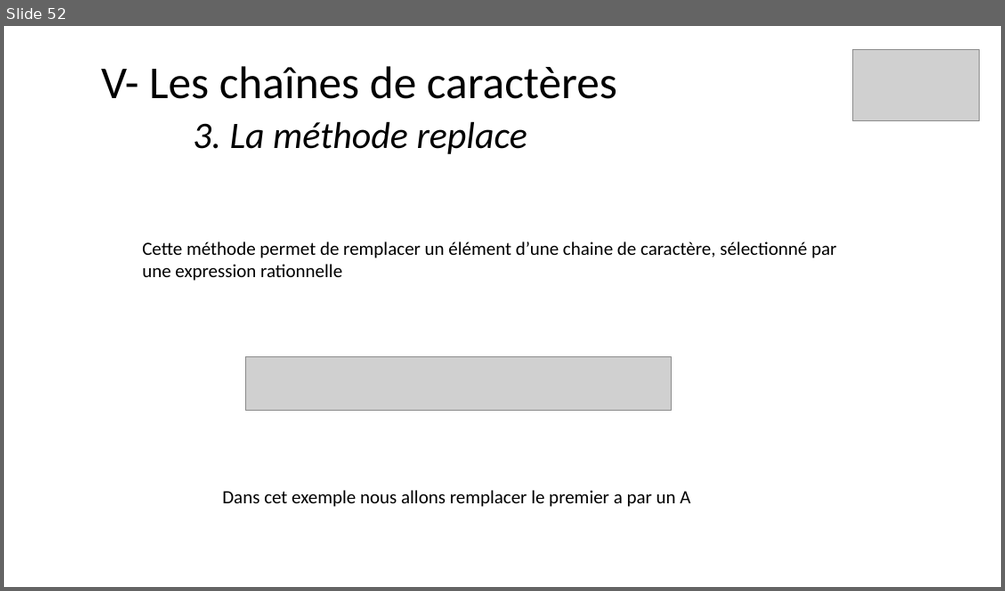
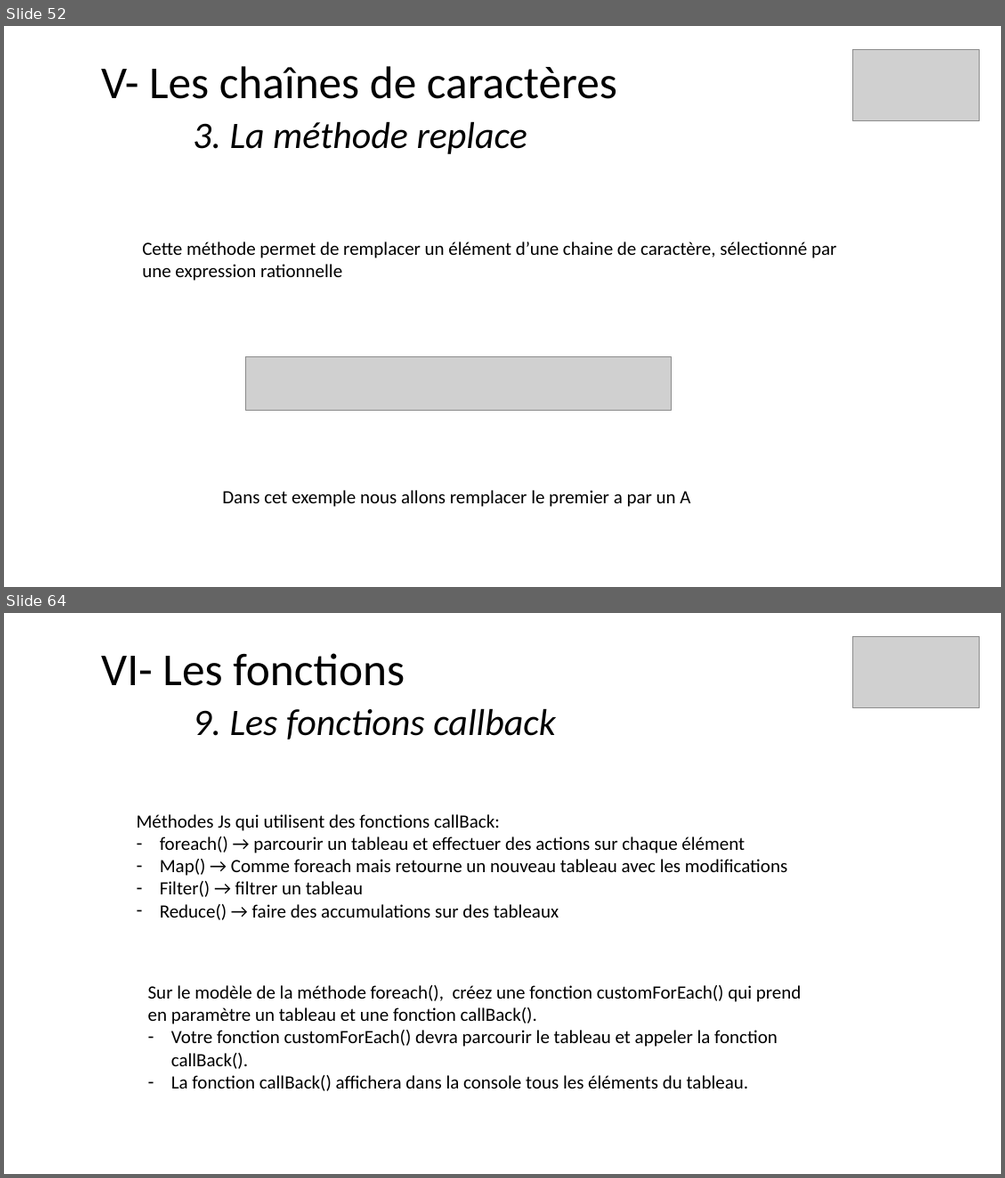
Before and after one commit to ArMb57/JavaScript, a slide deck: cours.pptx. Shown one above the other, each under a label of ours: slide 52 before the commit, slides 52 and 64 after it; the slides between them are not shown. The pictures are 1005x591 and 1005x1178 pixels, drawn with LibreOffice and Linux fonts; fonts in the diff are those of the drawing; grey boxes stand for pictures. Boxes give left, top, right and bottom in pixels: in the first picture for what was removed or moved away, otherwise in the second. Text is boxed around its words. In the diff, an @@ line names an element or a change of style, - is before the commit and + after.

Commit message:
Les fonctions

```diff
--- a/cours.pptx
+++ b/cours.pptx
@@ slide 64 added at <box>4,613,1001,1174</box>, background #FFFFFF @@
@@ picture added at <box>853,636,979,708</box> @@
@@ title added at <box>101,653,556,739</box>, 36 pt, text #000000, italic @@
+VI- Les fonctions
+9. Les fonctions callback
@@ text added at <box>137,814,787,920</box>, 18 pt, text #000000 @@
+Méthodes Js qui utilisent des fonctions callBack:
+– foreach() → parcourir un tableau et effectuer des actions sur chaque élément
+– Map() → Comme foreach mais retourne un nouveau tableau avec les modifications
+– Filter() → filtrer un tableau
+– Reduce() → faire des accumulations sur des tableaux
@@ text added at <box>148,985,801,1091</box>, 18 pt, text #000000 @@
+Sur le modèle de la méthode foreach(), créez une fonction customForEach() qui prend en paramètre un tableau et une fonction callBack().
+– Votre fonction customForEach() devra parcourir le tableau et appeler la fonction callBack().
+– La fonction callBack() affichera dans la console tous les éléments du tableau.
```
Also in this commit, not shown: 1 slide changed, 13 other slides added, 3 other files.
